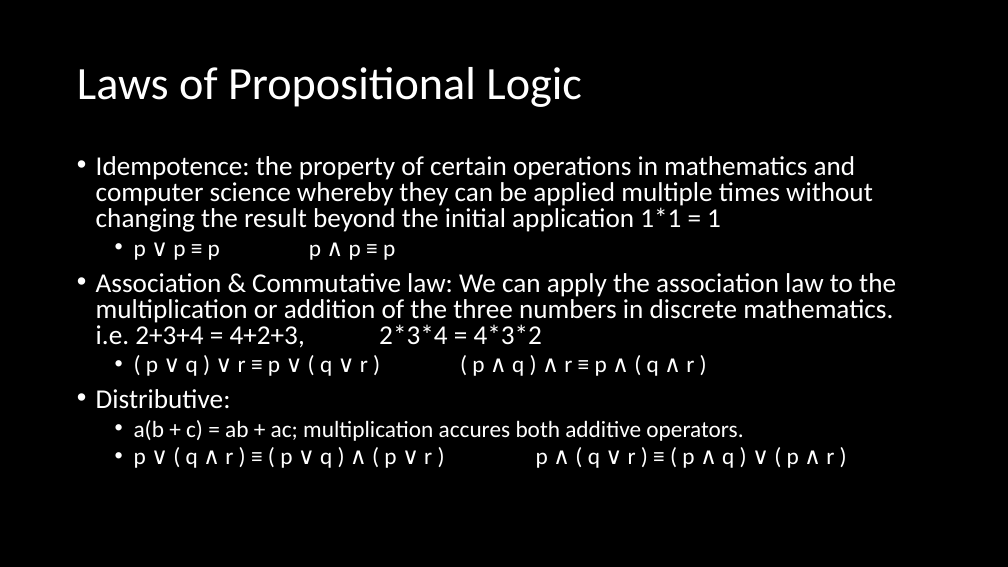
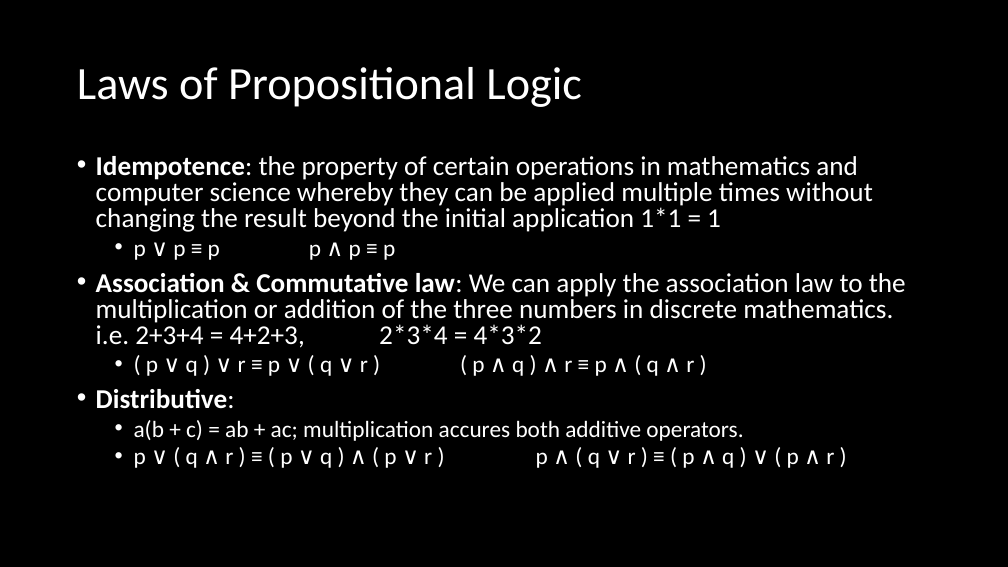
Before and after one commit to BroClements/CSE-280-Discrete-Mathmatics, a slide deck: slide 14 of CSE280Wk2Day1.pptx. Drawn at 1008x567 pixels with LibreOffice and Linux fonts; fonts in the diff are those of the drawing. Boxes give left, top, right and bottom in pixels: in the first picture for what was removed or moved away, otherwise in the second. Text is boxed around its words. In the diff, an @@ line names an element or a change of style, - is before the commit and + after.

```diff
--- a/CSE280Wk2Day1.pptx
+++ b/CSE280Wk2Day1.pptx
@@ text at (96, 156, 906, 348): bold on in "Idempotence:", "Association & Commutative law:", "Distributive:" @@
```
Also in this commit, not shown: 3 other slides changed, 6 other files.
